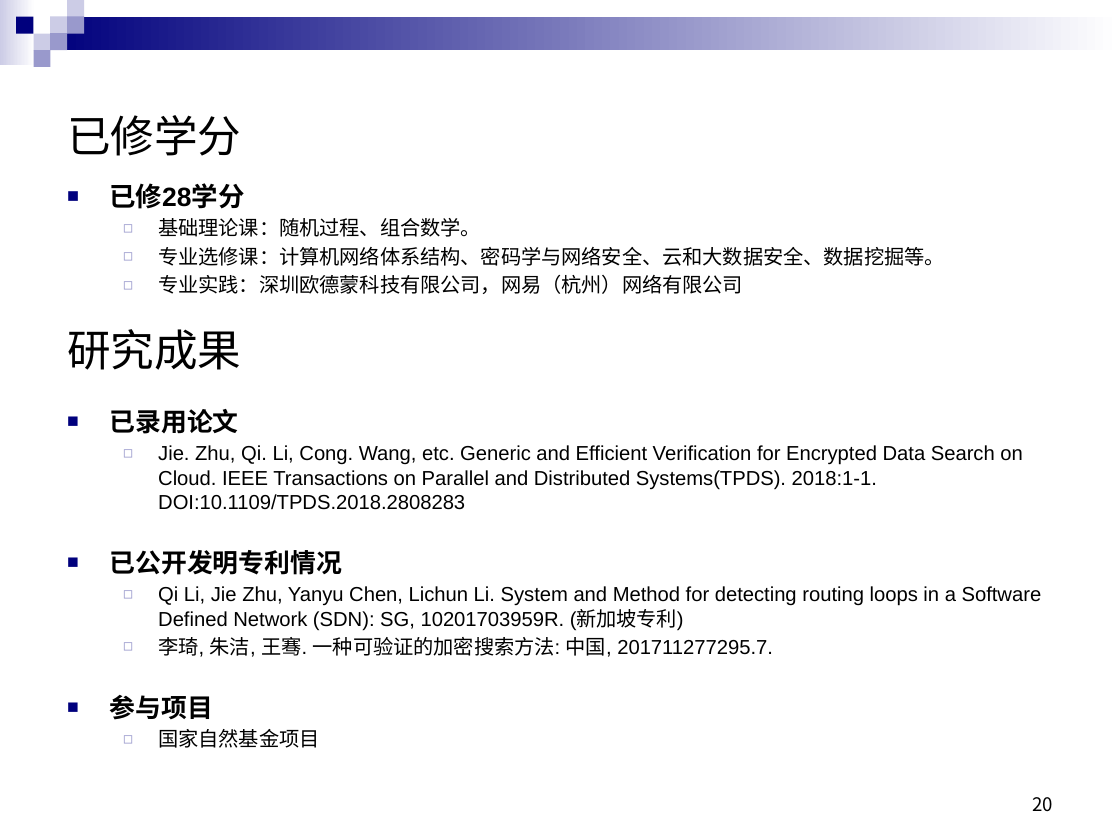
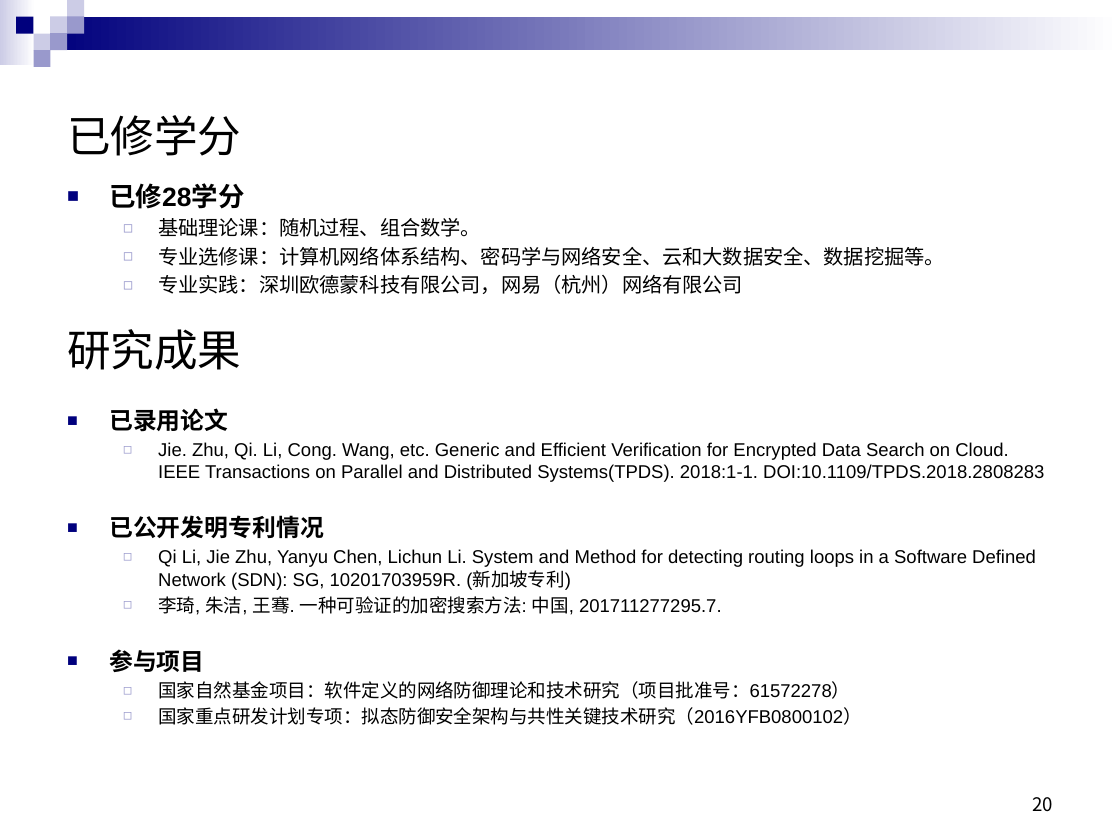
Before and after one commit to qxqtxzj/paper, a slide deck: slide 20 of 朱洁-硕士答辩报告-2015210971.pptx. Drawn at 1120x840 pixels with LibreOffice and Linux fonts; fonts in the diff are those of the drawing. Boxes give left, top, right and bottom in pixels: in the first picture for what was removed or moved away, otherwise in the second. Text is boxed around its words. In the diff, an @@ line names an element or a change of style, - is before the commit and + after.

```diff
--- a/朱洁-硕士答辩报告-2015210971.pptx
+++ b/朱洁-硕士答辩报告-2015210971.pptx
@@ text at (109, 408, 1044, 672): size 16.6 to 15.3 pt in "已录用论文", "已公开发明专利情况", "参与项目"; size 12.9 to 11.9 pt in "Jie. Zhu, Qi. Li, Cong. Wang, etc. ...", "Qi Li, Jie Zhu, Yanyu Chen, Lichun ...", "李琦, 朱洁, 王骞. 一种可验证的加密搜索方法: 中国, 201711277295.7." @@
@@ text at (158, 681, 861, 725): text changed; size 12.9 to 11.9 pt @@
-  ◻ 国家自然基金项目
+  ◻ 国家自然基金项目：软件定义的网络防御理论和技术研究（项目批准号：61572278）
+  ◻ 国家重点研发计划专项：拟态防御安全架构与共性关键技术研究（2016YFB0800102）
```
Also in this commit, not shown: 3 other files.
